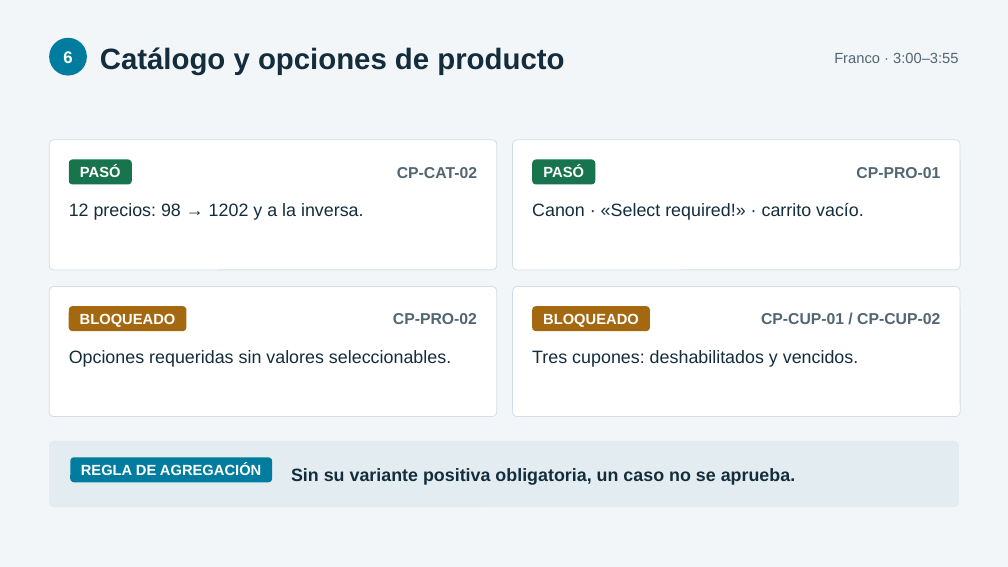
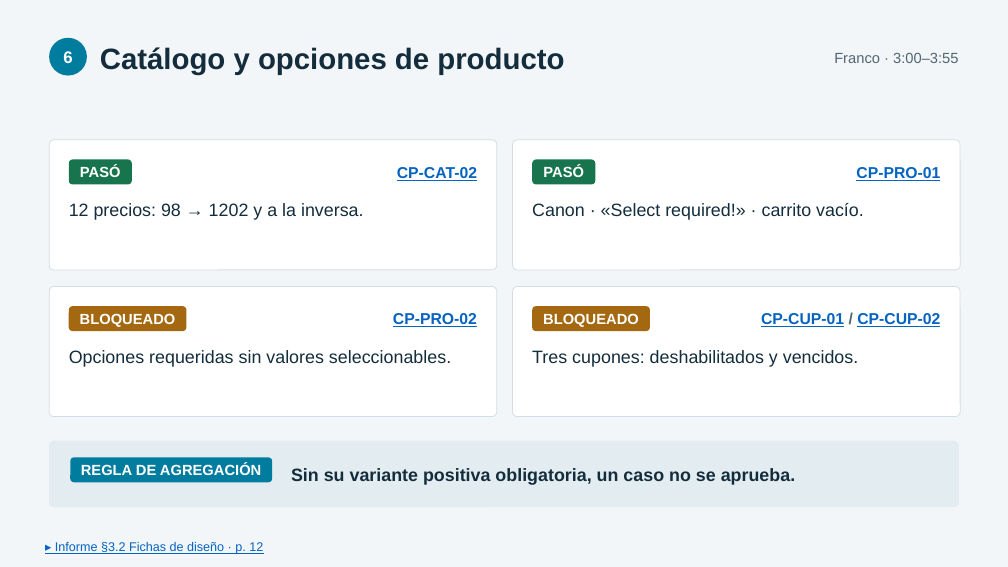
Before and after one commit to usuariogranit/Proyecto1_Caso3_OpenCart, a slide deck: slide 6 of entrega/Proyecto1_Caso3_Grupo5/Proyecto1_Caso3_Grupo5_Exposicion_FINAL.pptx. Drawn at 1008x567 pixels with LibreOffice and Linux fonts; fonts in the diff are those of the drawing. Boxes give left, top, right and bottom in pixels: in the first picture for what was removed or moved away, otherwise in the second. Text is boxed around its words. In the diff, an @@ line names an element or a change of style, - is before the commit and + after.

Commit message:
Presentacion final con 36 enlaces al informe: pie por lamina e identificadores de caso y de defecto

```diff
--- a/entrega/Proyecto1_Caso3_Grupo5/Proyecto1_Caso3_Grupo5_Exposicion_FINAL.pptx
+++ b/entrega/Proyecto1_Caso3_Grupo5/Proyecto1_Caso3_Grupo5_Exposicion_FINAL.pptx
@@ text colour #516673 to #0563C1, underline on in 4 elements at [397,167,477,181], [856,167,940,181], [393,313,477,327], [761,313,940,327] @@
@@ text added at [55,542,263,554], 12 pt, text #0563C1, underline @@
+▸ Informe §3.2 Fichas de diseño · p. 12
```
Also in this commit, not shown: 16 other slides changed, 1 other file.
